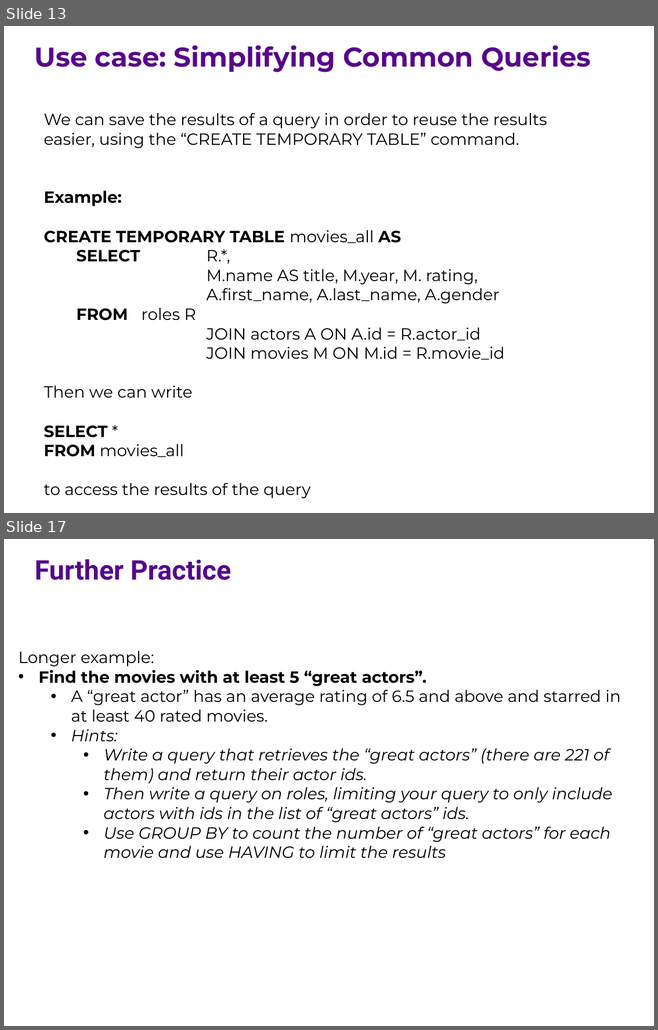
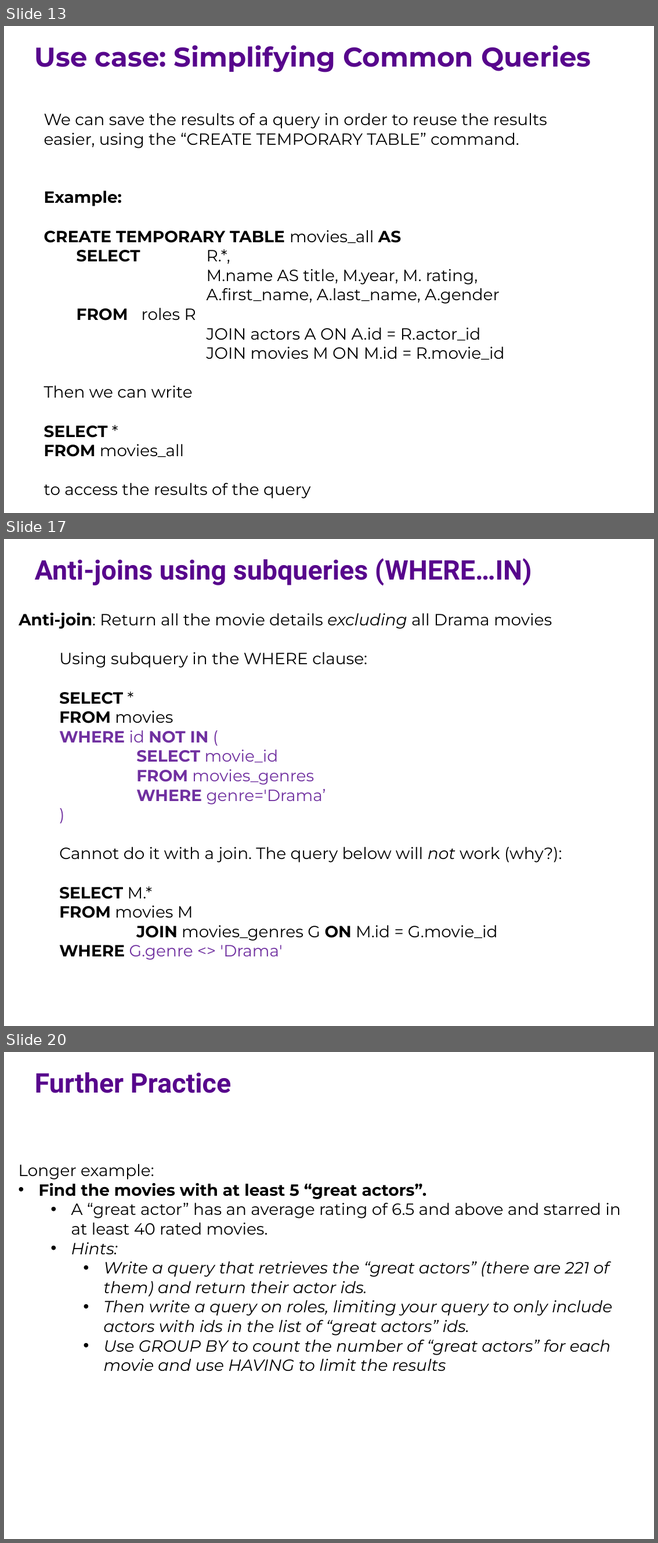
Before and after one commit to ipeirotis/introduction-to-databases, a slide deck: session6/F-SQL_Subqueries.pptx. Shown one above the other, each under a label of ours: slides 13 and 17 before the commit, slides 13, 17 and 20 after it; the slides between them are not shown. The pictures are 658x1030 and 658x1543 pixels, drawn with LibreOffice and Linux fonts; fonts in the diff are those of the drawing. Boxes give left, top, right and bottom in pixels: in the first picture for what was removed or moved away, otherwise in the second. Text is boxed around its words. In the diff, an @@ line names an element or a change of style, - is before the commit and + after.

```diff
--- a/session6/F-SQL_Subqueries.pptx
+++ b/session6/F-SQL_Subqueries.pptx
@@ slide 17 added at box(4, 539, 654, 1026), background #FFFFFF @@
@@ text added at box(35, 558, 532, 585), 30 pt, text #57068C, bold @@
+Anti-joins using subqueries (WHERE…IN)
@@ text added at box(18, 613, 562, 960), 18 pt, text #000000 @@
+Anti-join: Return all the movie details excluding all Drama movies
+  Using subquery in the WHERE clause:
+  SELECT *
+  FROM movies
+  WHERE id NOT IN (
+  SELECT movie_id
+  FROM movies_genres
+  WHERE genre='Drama’
+  )
+  Cannot do it with a join. The query below will not work (why?):
+  SELECT M.*
+  FROM movies M
+  JOIN movies_genres G ON M.id = G.movie_id
+  WHERE G.genre <> 'Drama'
@@ what was slide 17 is now slide 20 @@
```
Also in this commit, not shown: 7 slides changed, 7 other slides added.
